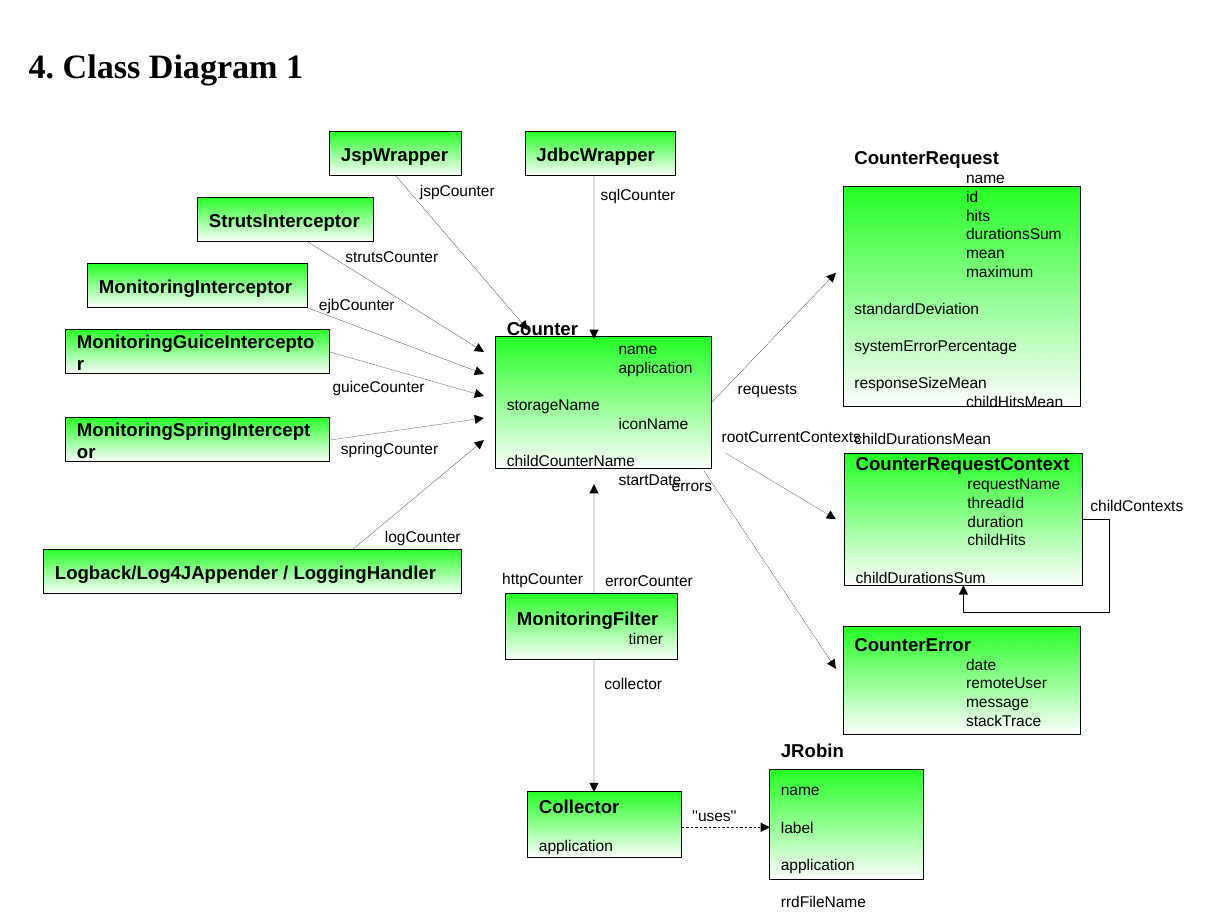
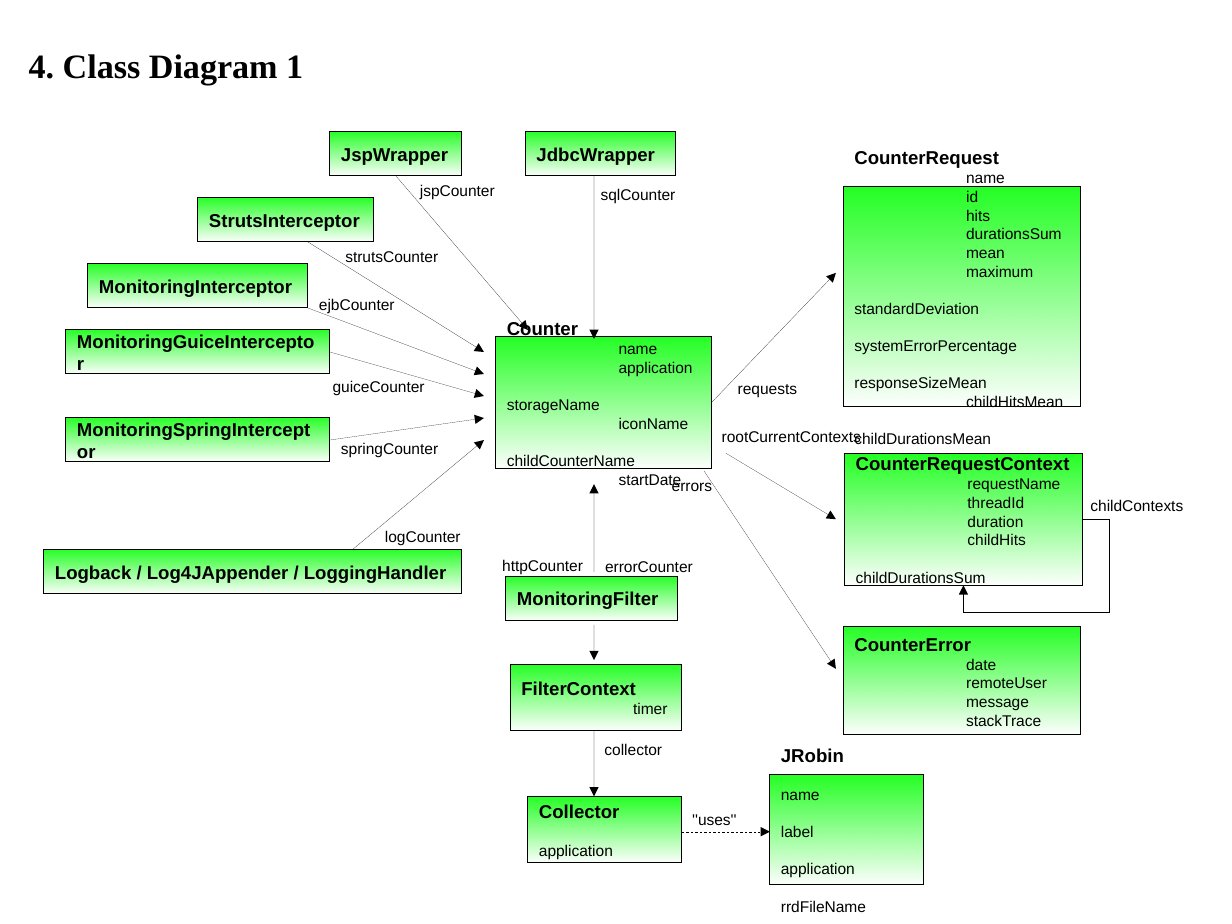
Before and after one commit to saschagrebe/javamelody, a slide deck: slide 4 of javamelody-core/src/site/resources/Map.odp. Drawn at 1232x924 pixels with LibreOffice and Linux fonts; fonts in the diff are those of the drawing. Boxes give left, top, right and bottom in pixels: in the first picture for what was removed or moved away, otherwise in the second. Text is boxed around its words. In the diff, an @@ line names an element or a change of style, - is before the commit and + after.

Commit message:
maj (TomcatInformations, FilterContext...)

```diff
--- a/javamelody-core/src/site/resources/Map.odp
+++ b/javamelody-core/src/site/resources/Map.odp
@@ arrow moved from (594, 594) - (594, 484) to (594, 572) - (594, 484) @@
@@ text in rectangle at bbox=[55, 565, 447, 584]: spaces changed @@
-Logback/Log4JAppender / LoggingHandler
+Logback / Log4JAppender / LoggingHandler
@@ text "httpCounter": place and size @@
-text "httpCounter" at bbox=[502, 572, 583, 588]
+text "httpCounter" at bbox=[502, 559, 583, 575]
@@ text "errorCounter": place and size @@
-text "errorCounter" at bbox=[605, 575, 693, 586]
+text "errorCounter" at bbox=[605, 561, 693, 572]
@@ rectangle "MonitoringFilter": place and size @@
-rectangle "MonitoringFilter" at bbox=[506, 594, 679, 660]
+rectangle "MonitoringFilter" at bbox=[506, 577, 679, 620]
@@ arrow added from (594, 625) to (594, 661), #000000 0 pt @@
@@ text in rectangle at bbox=[629, 632, 663, 647]: paragraph removed @@
-timer
@@ rectangle added at bbox=[511, 664, 683, 730], fill gradient #23FF23, outline #000000 0 pt, 12 pt, text #000000, bold @@
+FilterContext
+timer
@@ text "collector": place and size @@
-text "collector" at bbox=[604, 677, 662, 689]
+text "collector" at bbox=[604, 743, 662, 755]
@@ arrow moved from (594, 661) - (594, 793) to (594, 731) - (594, 797) @@
@@ 2 rectangles, 1 text, 1 arrow: place and size @@
-2 rectangles, 1 text, 1 arrow at bbox=[528, 770, 925, 880]
+2 rectangles, 1 text, 1 arrow at bbox=[528, 775, 925, 884]
```
Also in this commit, not shown: 2 other slides changed.
